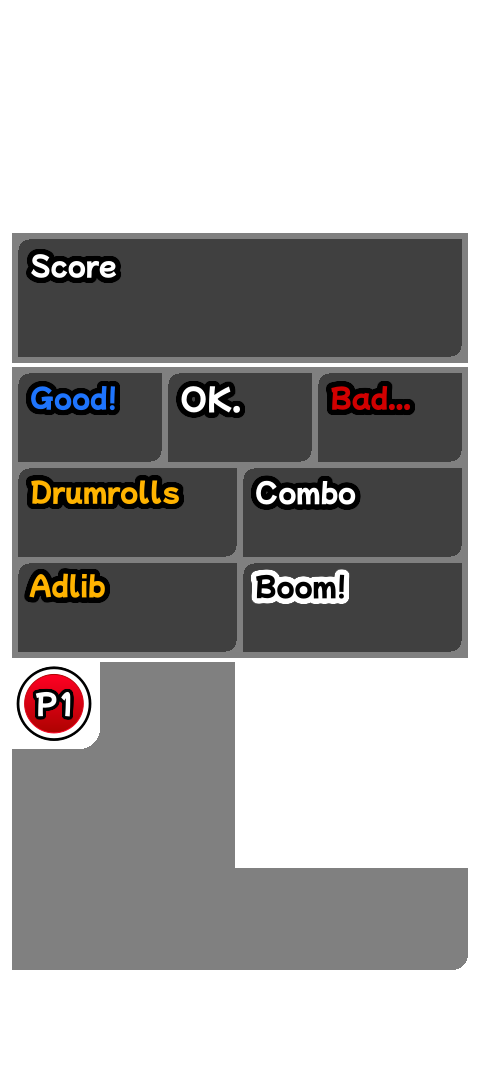
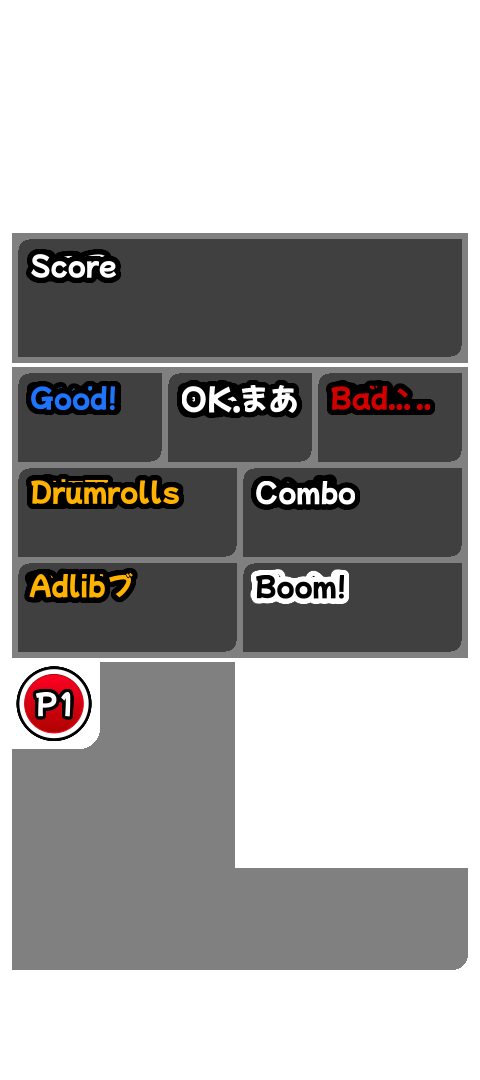
Layers edited between the first and the second w=480, h=1080 image:
removed group "Group 11" (17 layers) over (16, 249, 435, 741)
renamed "Group 10" to "score", moved it out of group "Group 11" over (27, 249, 435, 418)
renamed "Copy of Paint Layer 1 Merged" to "back", painted on it over (27, 249, 435, 418)
renamed "Group 12" to "judgements", moved it out of group "Group 11" over (16, 380, 435, 741)
renamed "Copy of Paint Layer 1 Merged" to "back", opacity 50% → 100%, painted on it over (16, 380, 435, 720)
removed layer "Copy of Paint Layer 1 Merged" (3rd of 4, in "Group 11" › "Group 12") (was 50%) from group "Group 12" over (16, 400, 435, 741)
removed layer "Copy of Paint Layer 1 Merged" (4th of 4, in "Group 11" › "Group 12") (was 50%) from group "Group 12" over (27, 380, 435, 418)
renamed "Group 13" to "player", moved it out of group "Group 11" over (16, 666, 92, 741)
painted on "1P.png" over (16, 666, 92, 741)
showed "2P.png", painted on it over (16, 666, 92, 741)
showed "3P.png", painted on it over (16, 666, 92, 741)
showed "4P.png", painted on it over (16, 666, 92, 741)
added group "background" with 2 layers over (16, 249, 435, 741)
renamed "Copy of Paint Layer 8" to "border", moved it into group "background", painted on it over (16, 249, 435, 741)
renamed "Copy of Paint Layer 8" to "back", moved it into group "background", painted on it over (16, 249, 435, 741)
